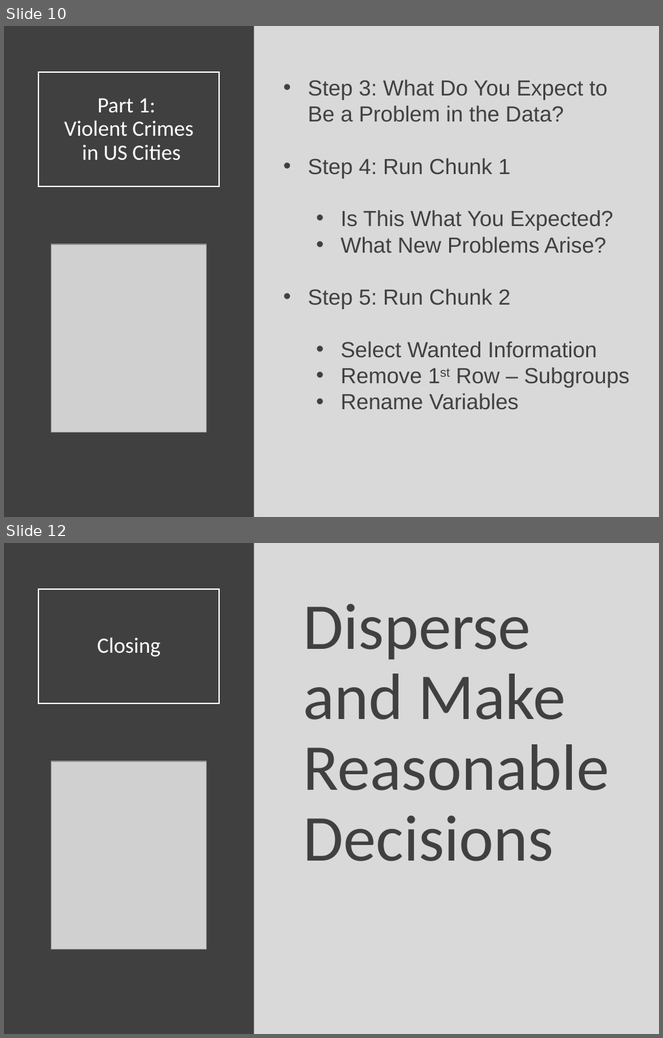
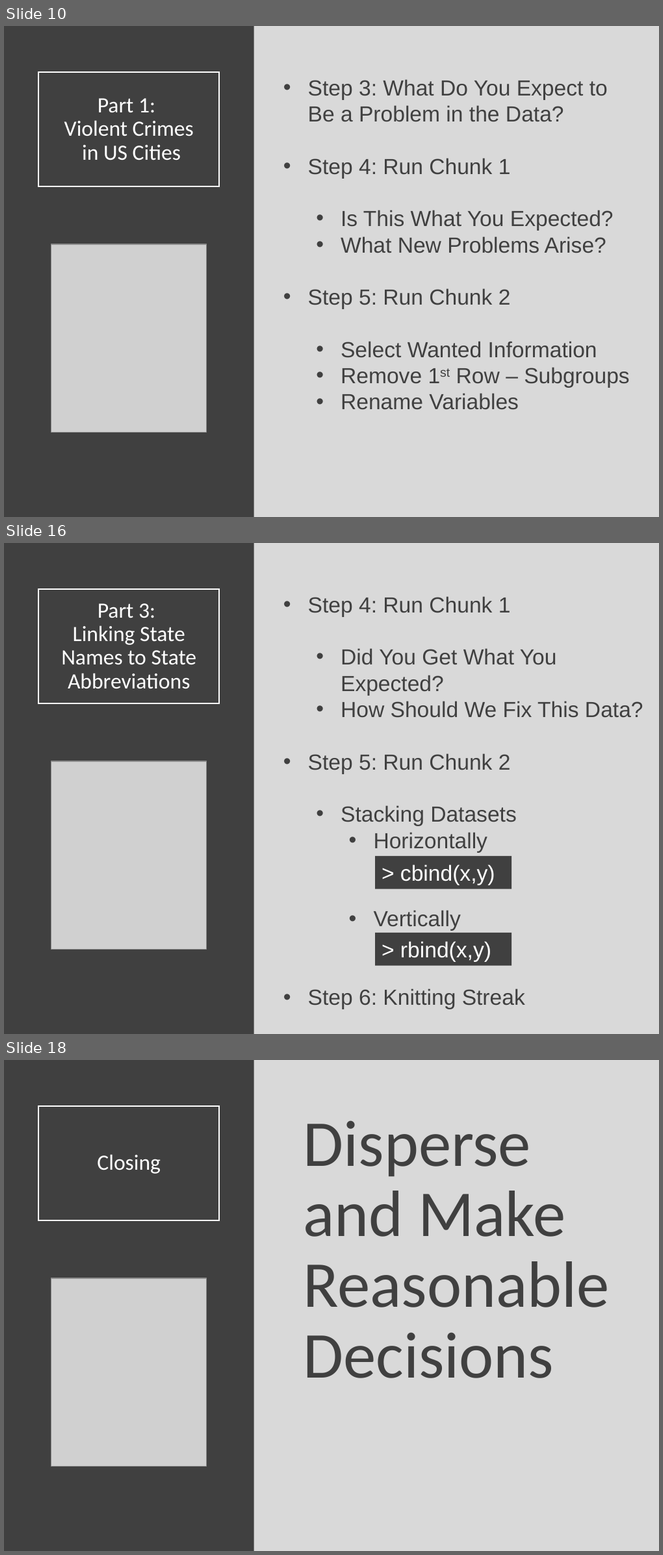
Before and after one commit to Yixf-Self/STOR320_WEBSITE, a slide deck: Lecture/Lecture 15/Lecture 15.pptx. Shown one above the other, each under a label of ours: slides 10 and 12 before the commit, slides 10, 16 and 18 after it; the slides between them are not shown. The pictures are 663x1038 and 663x1555 pixels, drawn with LibreOffice and Linux fonts; fonts in the diff are those of the drawing; grey boxes stand for pictures. Boxes give left, top, right and bottom in pixels: in the first picture for what was removed or moved away, otherwise in the second. Text is boxed around its words. In the diff, an @@ line names an element or a change of style, - is before the commit and + after.

```diff
--- a/Lecture/Lecture 15/Lecture 15.pptx
+++ b/Lecture/Lecture 15/Lecture 15.pptx
@@ slide 16 added at <box>4,543,659,1034</box>, background #D9D9D9 @@
@@ rectangle added at <box>4,543,254,1034</box>, fill #404040 @@
@@ title added at <box>38,589,220,704</box>, outline #FFFFFF 1.5 pt, 24 pt, text #FFFFFF @@
+Part 3:
+Linking State Names to State Abbreviations
@@ text added at <box>308,596,644,1010</box>, 24 pt, text #404040 @@
+• Step 4: Run Chunk 1
+  • Did You Get What You Expected?
+  • How Should We Fix This Data?
+• Step 5: Run Chunk 2
+  • Stacking Datasets
+    • Horizontally
+    • Vertically
+• Step 6: Knitting Streak
@@ picture added at <box>51,761,206,949</box> @@
@@ rectangle added at <box>376,856,512,889</box>, fill #404040, 24 pt, text #FFFFFF @@
+> cbind(x,y)
@@ rectangle added at <box>376,933,512,965</box>, fill #404040, 24 pt, text #FFFFFF @@
+> rbind(x,y)
@@ what was slide 12 is now slide 18 @@
```
Also in this commit, not shown: 2 slides changed, 5 other slides added, 10 other files.
